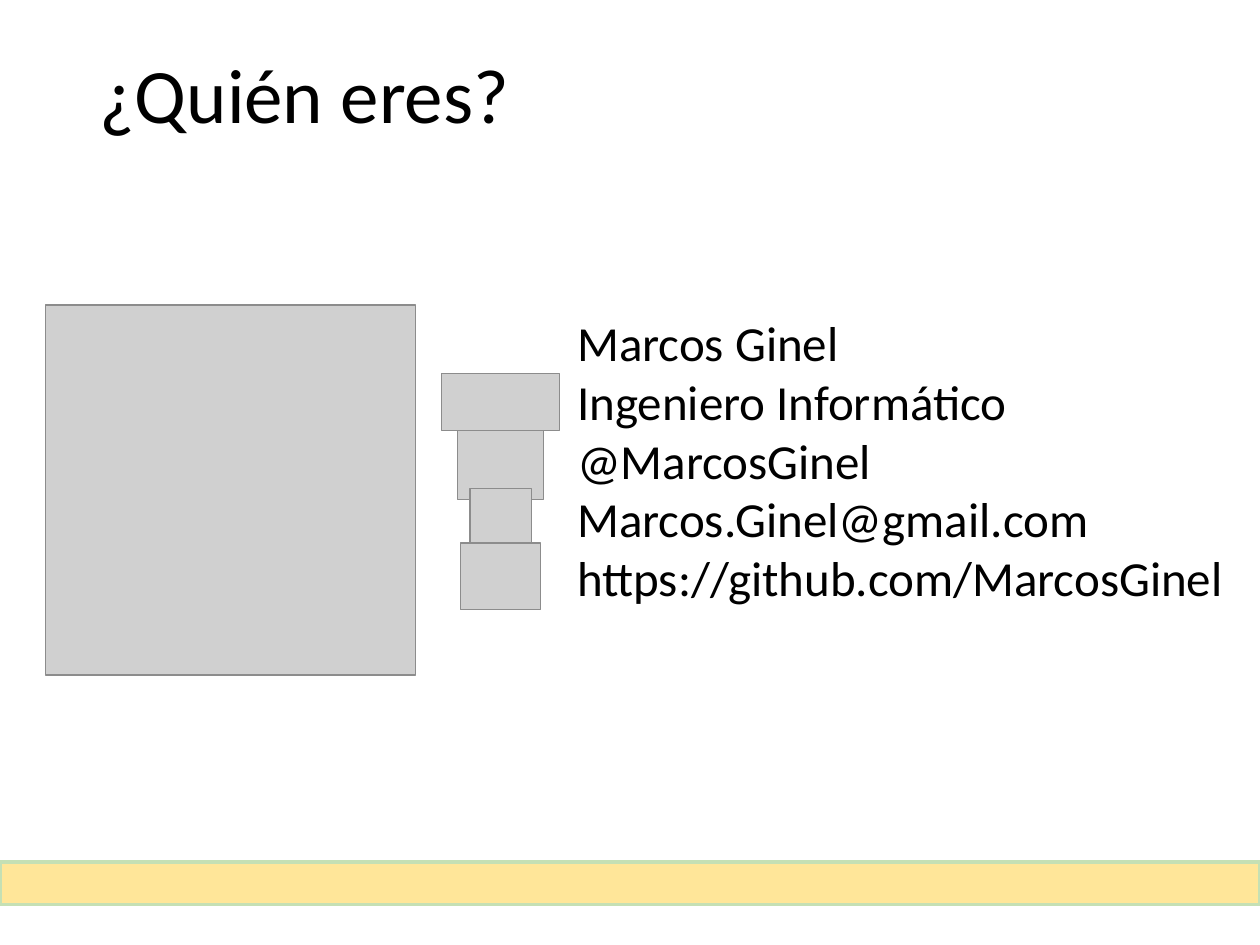
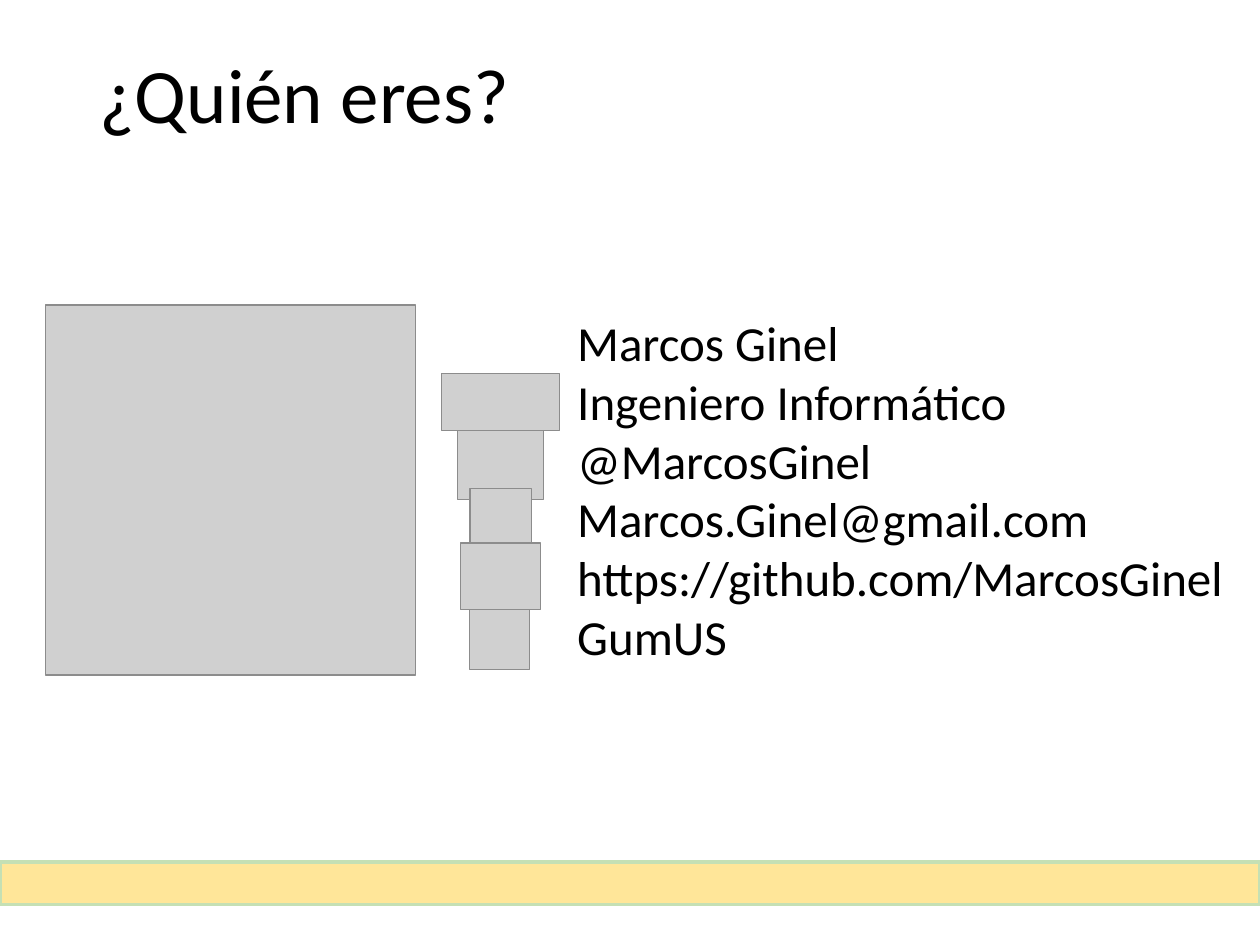
Before and after one commit to MarcosGinel/rss, a slide deck: slide 3 of documentacion/Taller de AngularJS.pptx. Drawn at 1260x945 pixels with LibreOffice and Linux fonts; fonts in the diff are those of the drawing; grey boxes stand for pictures. Boxes give left, top, right and bottom in pixels: in the first picture for what was removed or moved away, otherwise in the second. Text is boxed around its words. In the diff, an @@ line names an element or a change of style, - is before the commit and + after.

```diff
--- a/documentacion/Taller de AngularJS.pptx
+++ b/documentacion/Taller de AngularJS.pptx
@@ picture added at <box>470,610,530,670</box> @@
@@ text at <box>577,623,727,656</box>: paragraph added @@
+GumUS
```
Also in this commit, not shown: 1 other slide changed.
